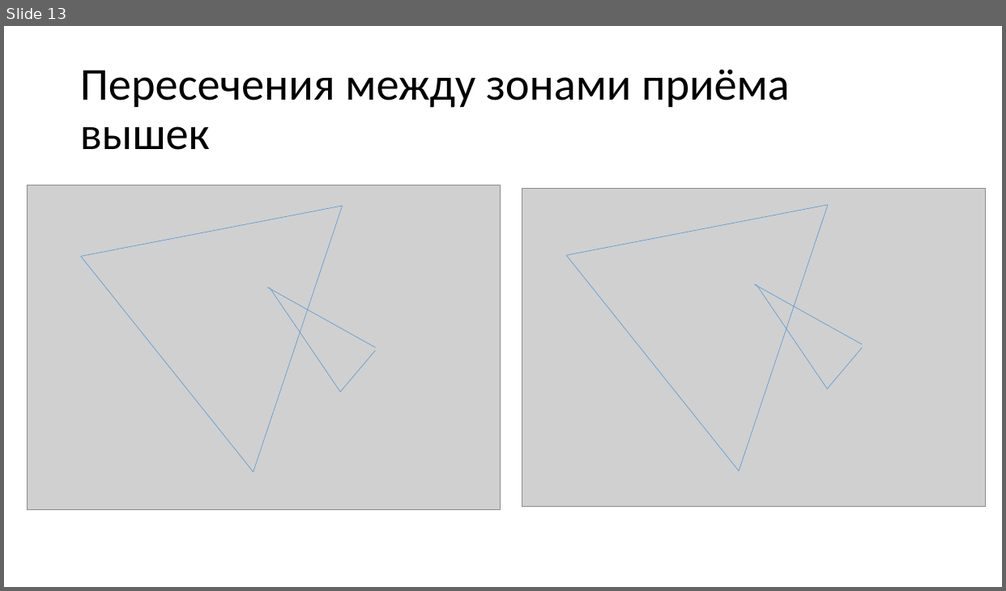
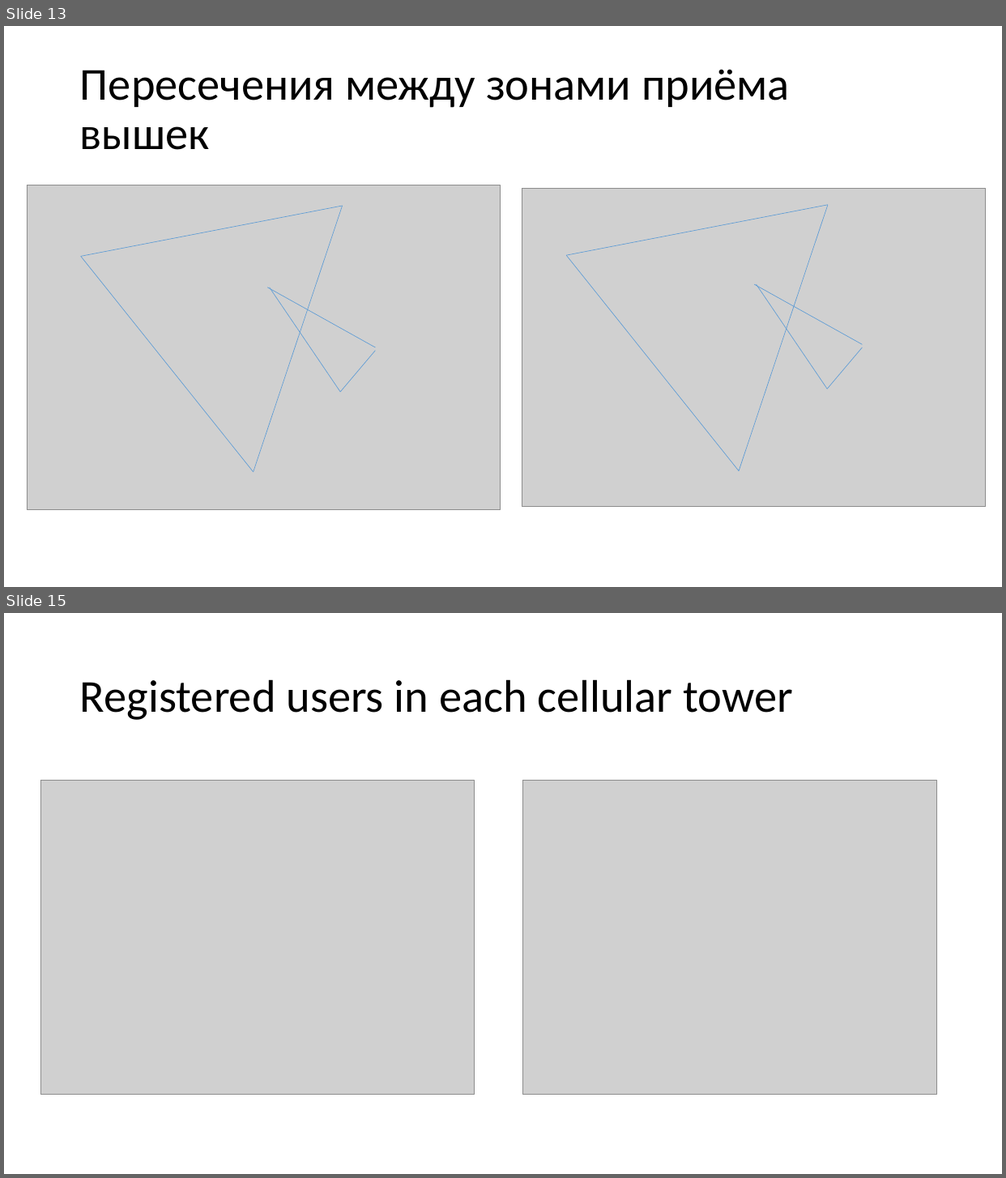
Before and after one commit to Sirorezka/Telecom_project, a slide deck: my_ppt.pptx. Shown one above the other, each under a label of ours: slide 13 before the commit, slides 13 and 15 after it; the slides between them are not shown. The pictures are 1006x591 and 1006x1178 pixels, drawn with LibreOffice and Linux fonts; fonts in the diff are those of the drawing; grey boxes stand for pictures. Boxes give left, top, right and bottom in pixels: in the first picture for what was removed or moved away, otherwise in the second. Text is boxed around its words. In the diff, an @@ line names an element or a change of style, - is before the commit and + after.

```diff
--- a/my_ppt.pptx
+++ b/my_ppt.pptx
@@ slide 15 added at (4,613,1002,1174), background #FFFFFF @@
@@ title added at (80,679,793,720), 44 pt, text #000000 @@
+Registered users in each cellular tower
@@ picture added at (40,781,475,1095) @@
@@ picture added at (522,781,937,1095) @@
```
Also in this commit, not shown: 2 other slides added, 8 other files.
